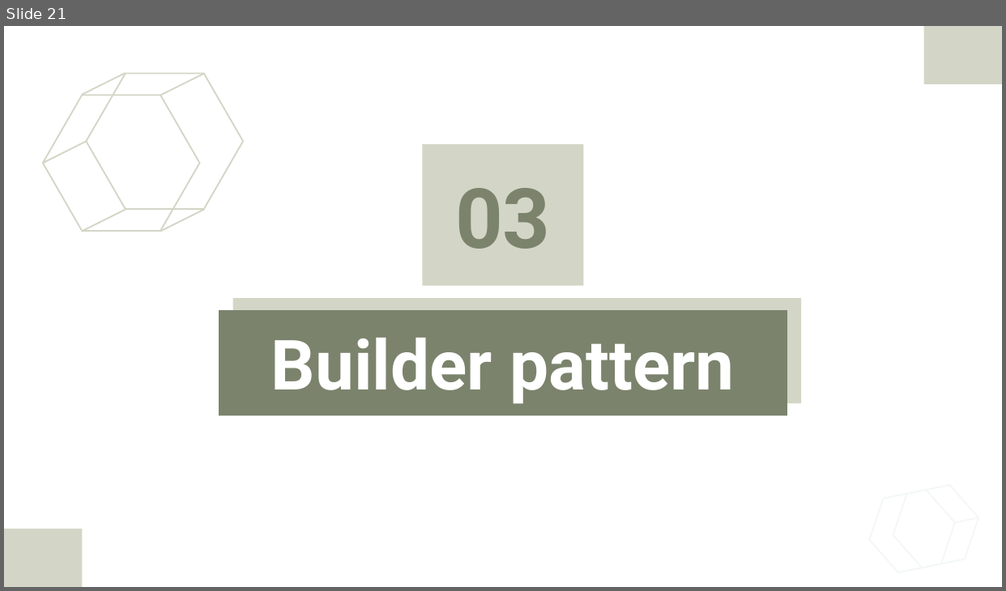
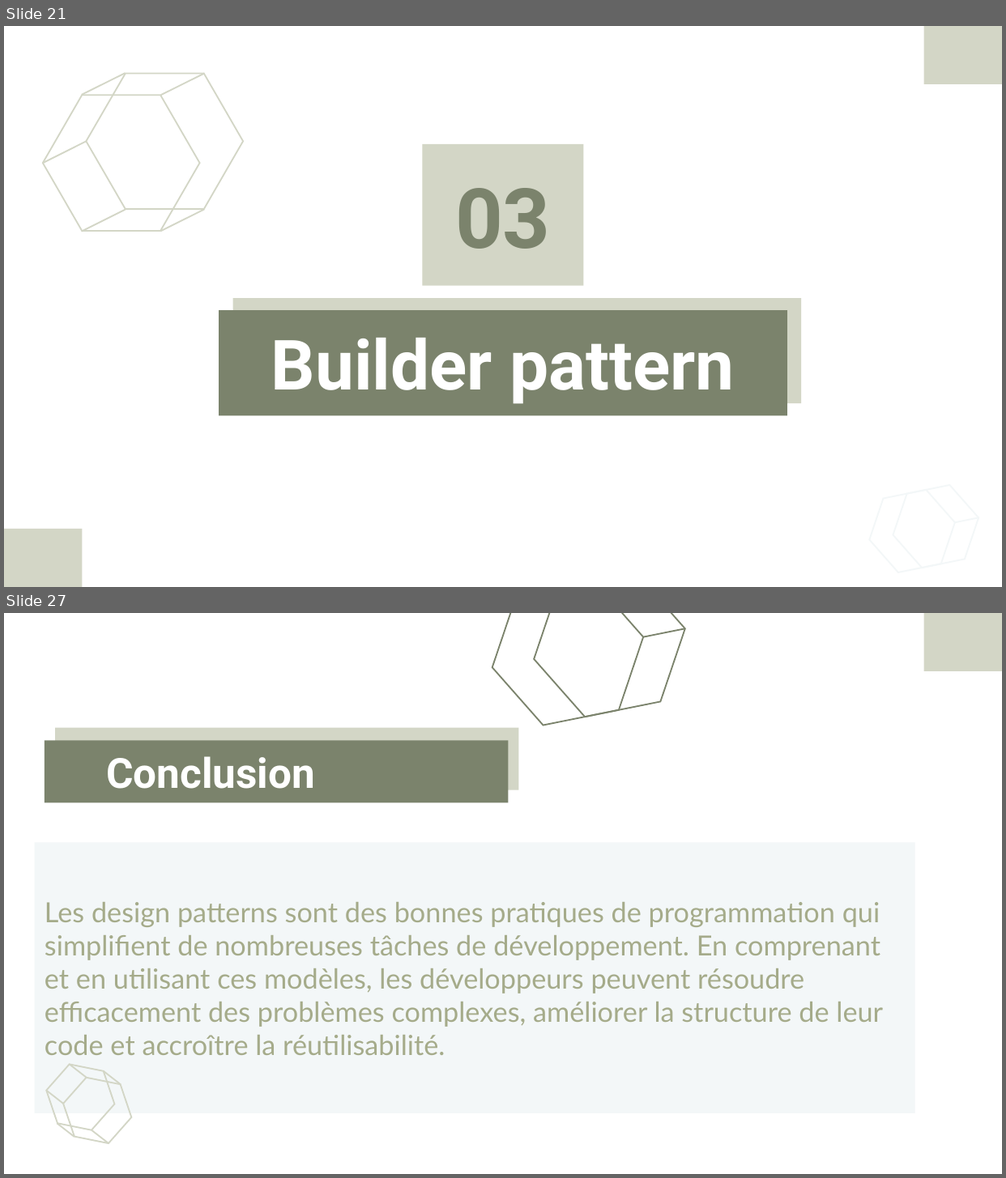
Before and after one commit to Abdelkarim-01/sdesign-pattern, a slide deck: DesignPatternsJEE1.pptx. Shown one above the other, each under a label of ours: slide 21 before the commit, slides 21 and 27 after it; the slides between them are not shown. The pictures are 1006x591 and 1006x1178 pixels, drawn with LibreOffice and Linux fonts; fonts in the diff are those of the drawing. Boxes give left, top, right and bottom in pixels: in the first picture for what was removed or moved away, otherwise in the second. Text is boxed around its words. In the diff, an @@ line names an element or a change of style, - is before the commit and + after.

```diff
--- a/DesignPatternsJEE1.pptx
+++ b/DesignPatternsJEE1.pptx
@@ slide 27 added at (4,613,1002,1174), background #FFFFFF; not listed: 1 template element that a slide beside it also shows @@
@@ freeform shape added at (479,613,656,733), outline #7B836C 1.07 pt @@
@@ freeform shape added at (520,613,697,725), outline #7B836C 1.07 pt @@
@@ freeform shape added at (643,628,685,637), outline #7B836C 1.07 pt @@
@@ title added at (45,741,509,803), fill #7B836C, 30 pt, text #FFFFFF, bold @@
+Conclusion
@@ text added at (35,842,915,1113), fill #F3F7F8, 20 pt, text #A5AB8A @@
+Les design patterns sont des bonnes pratiques de programmation qui simplifient de nombreuses tâches de développement. En comprenant et en utilisant ces modèles, les développeurs peuvent résoudre efficacement des problèmes complexes, améliorer la structure de leur code et accroître la réutilisabilité.
@@ group added at (40,1061,138,1148): 7 freeform shapes @@
```
Also in this commit, not shown: 4 slides changed, 3 other slides added, 3 slides removed.
